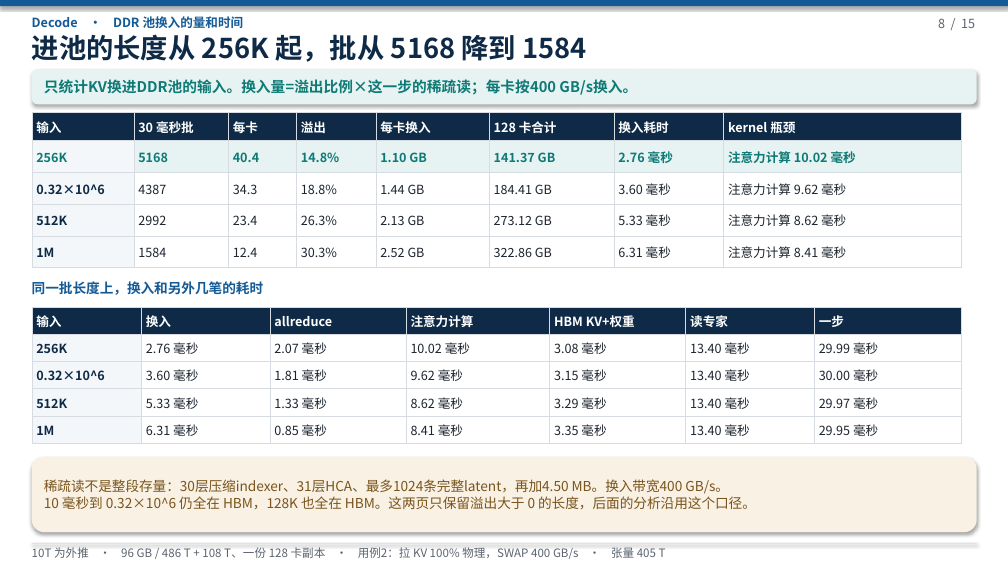
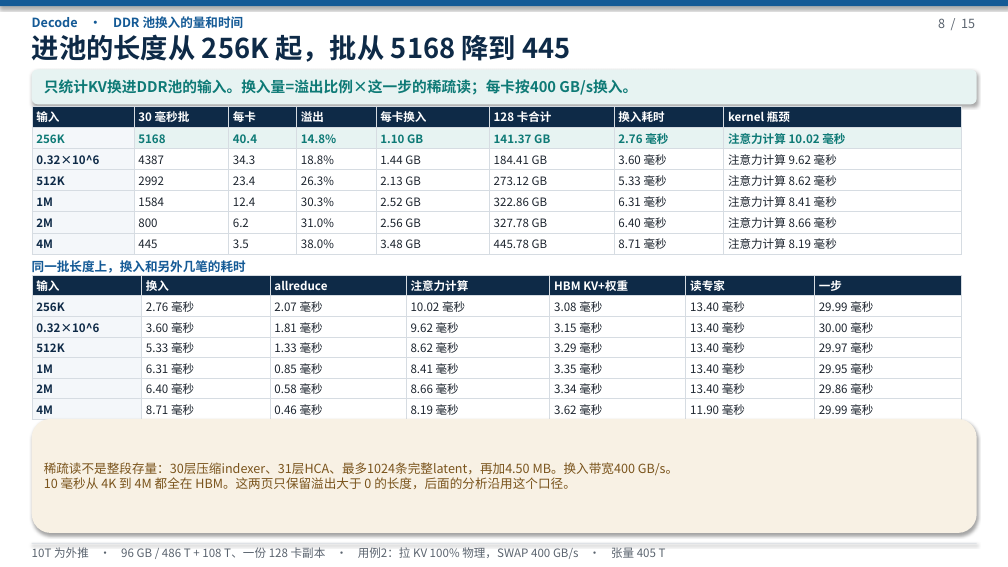
Before and after one commit to 69515164-rgb/UCL-MPComm, a slide deck: slide 8 of docs/deepseek-96g-slo-uc2-swap400.pptx. Drawn at 1008x567 pixels with LibreOffice and Linux fonts; fonts in the diff are those of the drawing. Boxes give left, top, right and bottom in pixels: in the first picture for what was removed or moved away, otherwise in the second. Text is boxed around its words. In the diff, an @@ line names an element or a change of style, - is before the commit and + after.

```diff
--- a/docs/deepseek-96g-slo-uc2-swap400.pptx
+++ b/docs/deepseek-96g-slo-uc2-swap400.pptx
@@ text at (32,34,571,62): text changed @@
-进池的长度从 256K 起，批从 5168 降到 1584
+进池的长度从 256K 起，批从 5168 降到 445
@@ table at (32,106,962,254) @@
+row 6: 2M | 800 | 6.2 | 31.0% | 2.56 GB | 327.78 GB | 6.40 毫秒 | 注意力计算 8.66 毫秒
+row 7: 4M | 445 | 3.5 | 38.0% | 3.48 GB | 445.78 GB | 8.71 毫秒 | 注意力计算 8.19 毫秒
@@ table: place and size @@
-table at (32,112,962,268)
+table at (32,106,962,254)
@@ text "同一批长度上，换入和另外几笔的耗时": place and size @@
-text "同一批长度上，换入和另外几笔的耗时" at (32,281,263,295)
+text "同一批长度上，换入和另外几笔的耗时" at (32,260,246,273)
@@ text "同一批长度上，换入和另外几笔的耗时" at (32,260,246,273): size 13 to 12 pt @@
@@ table at (32,275,962,419) @@
+row 6: 2M | 6.40 毫秒 | 0.58 毫秒 | 8.66 毫秒 | 3.34 毫秒 | 13.40 毫秒 | 29.86 毫秒
+row 7: 4M | 8.71 毫秒 | 0.46 毫秒 | 8.19 毫秒 | 3.62 毫秒 | 11.90 毫秒 | 29.99 毫秒
@@ table: place and size @@
-table at (32,307,962,443)
+table at (32,275,962,419)
@@ rounded rectangle: place and size @@
-rounded rectangle at (32,457,977,532)
+rounded rectangle at (32,419,977,533)
@@ text "稀疏读不是整段存量：30层压缩indexer、31层HCA、最多1024条完整latent，再加4.50 MB。换入带宽 ...": place and size @@
-text "稀疏读不是整段存量：30层压缩indexer、31层HCA、最多1024条完整latent，再加4.50 MB。换入带宽 ..." at (44,479,756,509)
+text "稀疏读不是整段存量：30层压缩indexer、31层HCA、最多1024条完整latent，再加4.50 MB。换入带宽 ..." at (44,462,678,489)
@@ text at (44,477,576,489): text changed; size 13 to 12 pt @@
-10 毫秒到 0.32×10^6 仍全在 HBM，128K 也全在 HBM。这两页只保留溢出大于 0 的长度，后面的分析沿用这个口径。
+10 毫秒从 4K 到 4M 都全在 HBM。这两页只保留溢出大于 0 的长度，后面的分析沿用这个口径。
@@ text at (44,462,678,475): size 13 to 12 pt in "稀疏读不是整段存量：30层压缩indexer、31层HCA、最多1024条完整latent，再加4.50 MB。换入带宽 ..." @@
```
Also in this commit, not shown: 5 other slides changed, 2 other files.
